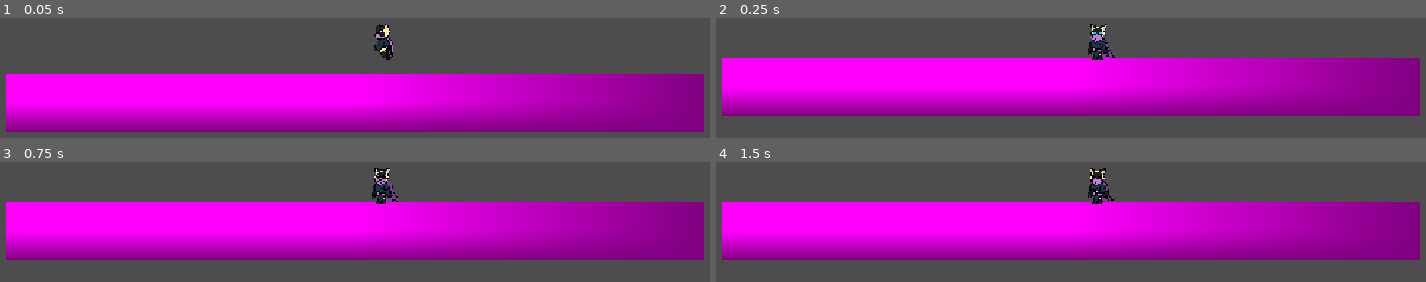
Above: before the commit, frames 1-4 (two rows, left to right).
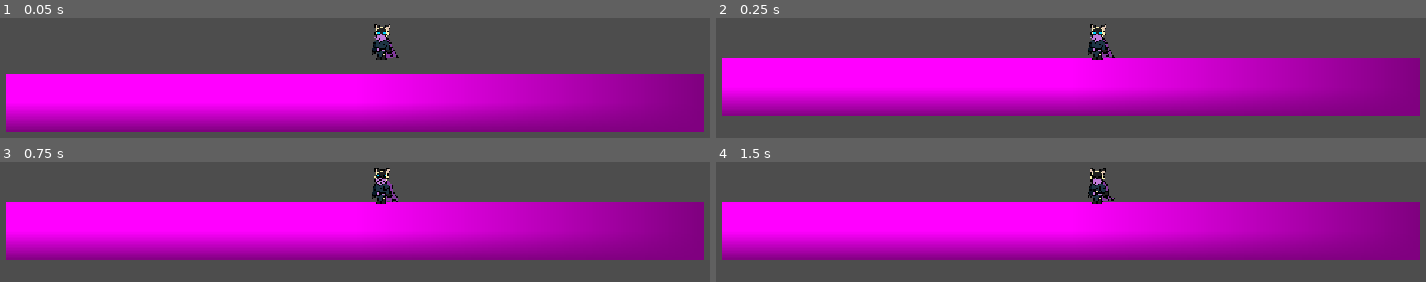
Above: after the commit, the same moments.

Repository: Se-fue/theiki-katara
Game: Godot game, scene res://Niveles/Zonas/Z1/Z1H1.tscn
The game is run twice, just before and just after one commit, with the same random seed, the same clock (stepped at 60 frames per second) and the same inputs.
Inputs:
- Up to frame 1 (0.05 s): no input
- Up to frame 2 (0.25 s): no input
- Up to frame 3 (0.75 s): tap Enter at 0.5 s
- Up to frame 4 (1.5 s): no input

The runs differ from the first frame. In frame 1, 0.5% of the frame differs, in the area x 52-57%, y 5-35%; in frame 2, nothing differs; in frame 3, nothing differs; in frame 4, nothing differs.

Commit message:
lol
nada

Diff:
--- a/Characters/J1/jugador_1.tscn
+++ b/Characters/J1/jugador_1.tscn
@@ -201,7 +201,7 @@
 texture_filter = 1
 position = Vector2(-4, -8)
 sprite_frames = SubResource("SpriteFrames_6f8o3")
-animation = &"Walk"
+animation = &"Idle"
 
 [node name="Camera2D" type="Camera2D" parent="." unique_id=2018023229]
 position = Vector2(2, 4)
